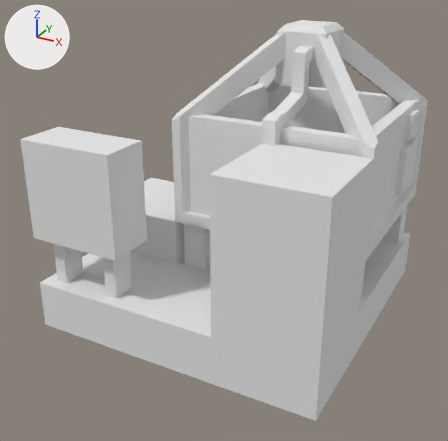
The OBJ model src/main/resources/assets/immersiveengineering/models/block/metal_multiblock/squeezer_mirrored.obj: old version first, new version second.
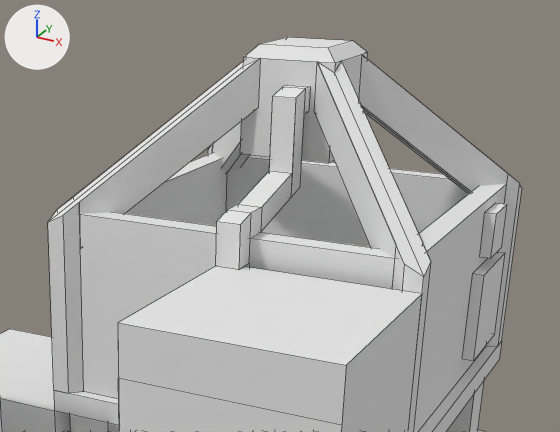
Each version appears first whole from a camera (50 mm lens) standing at (3.29, -5.94, 2.61) and looking at (0.45, -0.76, 0.02), and next in a close-up on the part from 33% to 100% of the width and 0% to 53% of the height. Every picture has the same lights, and +X, +Y and +Z are marked at upper left. The close-ups show mesh edges as thin lines. Where no turn or scale is listed for an object, it has been applied to the vertices.

The first close-up shows 'base'.
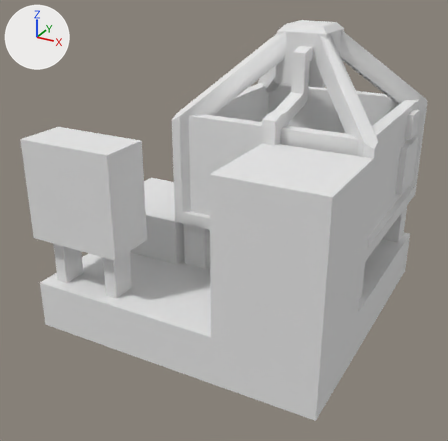
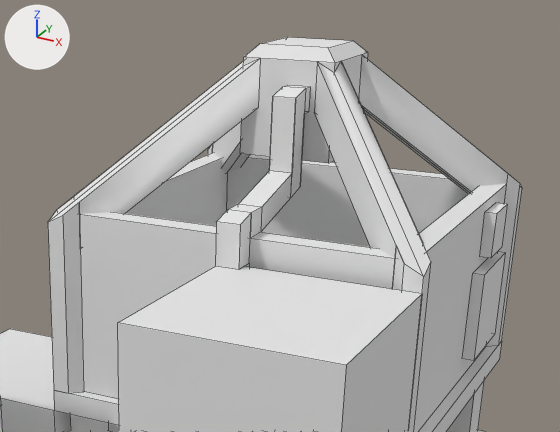
Pixel boxes [x1, y1, x2, y2] of what changed, in the close-ups (560 x 432 px):
part 1 of me_base, cut back: [54, 184, 522, 432] in both

The change, as a diff of the scene's bpy script:
```diff
--- a/src/main/resources/assets/immersiveengineering/models/block/metal_multiblock/squeezer_mirrored.obj.py
+++ b/src/main/resources/assets/immersiveengineering/models/block/metal_multiblock/squeezer_mirrored.obj.py
@@ mat_multiblock_components @@
+mat_multiblock_components = principled_material('multiblock_components')
+mat_multiblock_components.base_color = (0.8, 0.8, 0.8)  # white #e7e7e7
+mat_multiblock_components.roughness = 1.0
@@ mat_multiblock_base @@
+mat_multiblock_base = principled_material('multiblock_base')
+mat_multiblock_base.base_color = (0.8, 0.8, 0.8)  # white #e7e7e7
+mat_multiblock_base.roughness = 1.0
@@ me_base @@
 # used by ob_base; location = (0.0, 0.0, 0.0)
-me_base.from_pydata(...)  # 315 vertices, 192 faces; spans x -1.0..2.0, y -2.0..1.0, z -1.0..1.94
+me_base.from_pydata(...)  # 294 vertices, 179 faces; spans x -1.0..2.0, y -2.0..1.0, z -1.0..1.94
+# me_base part 1
+# 26 vertices are removed from x -1.0..2.0, y -2.0..0.62, z -1.0..0.75
+# 27 faces are deleted
+# 16 vertices in x 0.06..1.94, y -0.94..0.94, z -0.5 move by (0.0, 0.0, -0.06)
+# 5 vertices are added at (2.0, -1.0, 0.13), (0.0, -1.0, 0.13), (0.0, -1.0, 0.0), (2.0, 1.0, 0.12), (0.0, 1.0, 0.12)
+# 4 new faces join them, mat_squeezer (its picture is missing)
+# 7 new faces join them, mat_multiblock_components (white #e7e7e7)
+# 3 new faces join them, mat_multiblock_base (white #e7e7e7)
 me_base.materials.append(mat_squeezer)
+me_base.materials.append(mat_multiblock_components)  # white #e7e7e7
+me_base.materials.append(mat_multiblock_base)  # white #e7e7e7
```
